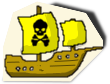
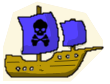
Before/after of a 110x84 layered artwork. What changed in the layer stack:
hid "Pasted Layer #4" over [18, 12, 86, 54]
hid "Perspective Shadow" over [1, 0, 109, 84]
